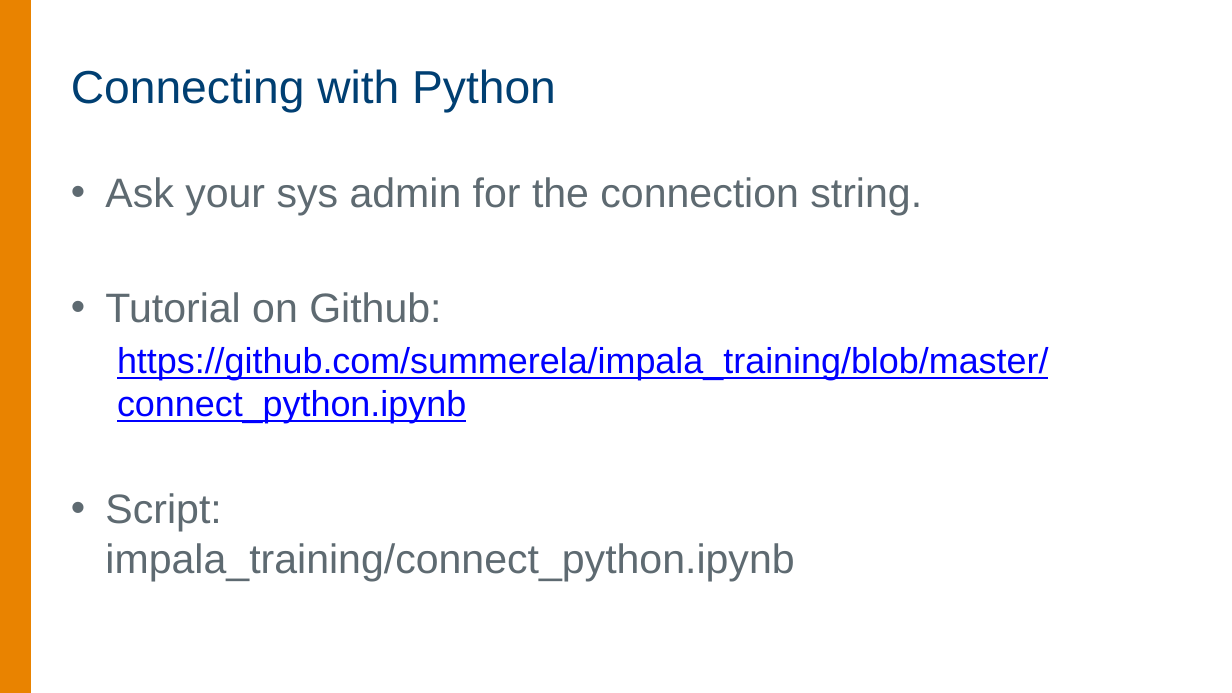
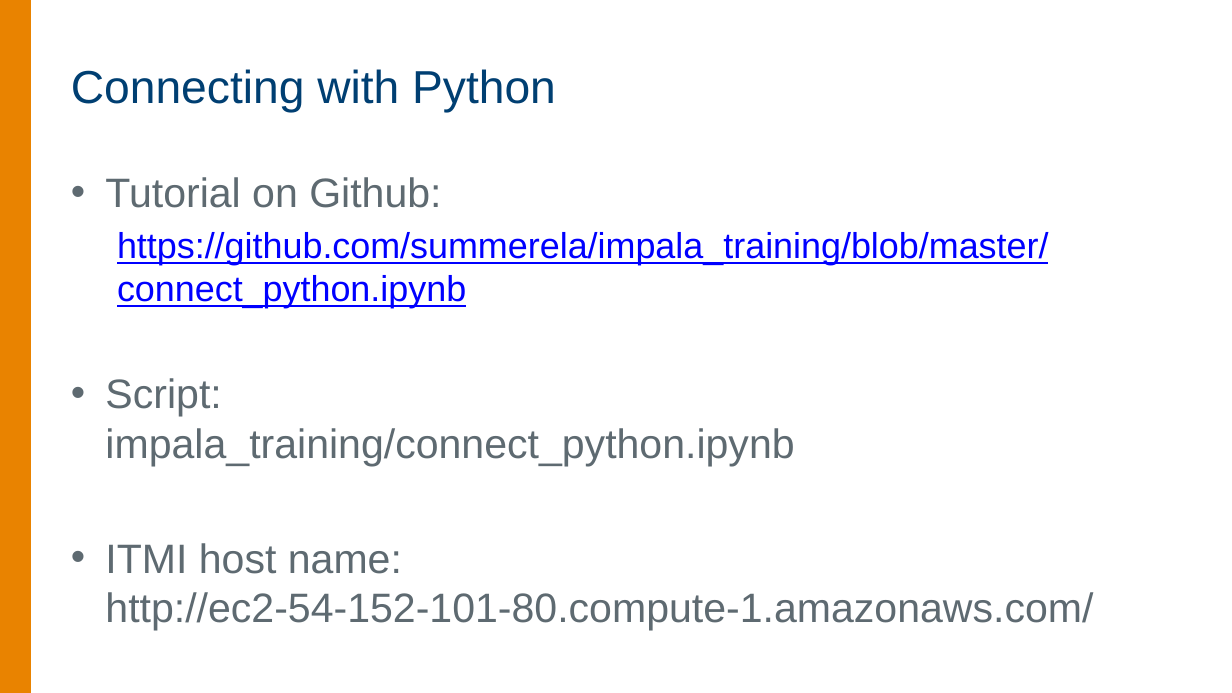
Before and after one commit to jpmaldonado/impala_training, a slide deck: slide 22 of Tutorials/connecting.pptx. Drawn at 1232x693 pixels with LibreOffice and Linux fonts; fonts in the diff are those of the drawing; background and template pictures are left out. Boxes give left, top, right and bottom in pixels: in the first picture for what was removed or moved away, otherwise in the second. Text is boxed around its words. In the diff, an @@ line names an element or a change of style, - is before the commit and + after.

```diff
--- a/Tutorials/connecting.pptx
+++ b/Tutorials/connecting.pptx
@@ text at [105, 177, 922, 215]: paragraph removed @@
-• Ask your sys admin for the connection string.
@@ text at [105, 543, 1093, 630]: paragraph added @@
+• ITMI host name:
+  http://ec2-54-152-101-80.compute-1.amazonaws.com/
```
Also in this commit, not shown: 4 other slides changed, 6 other files.
